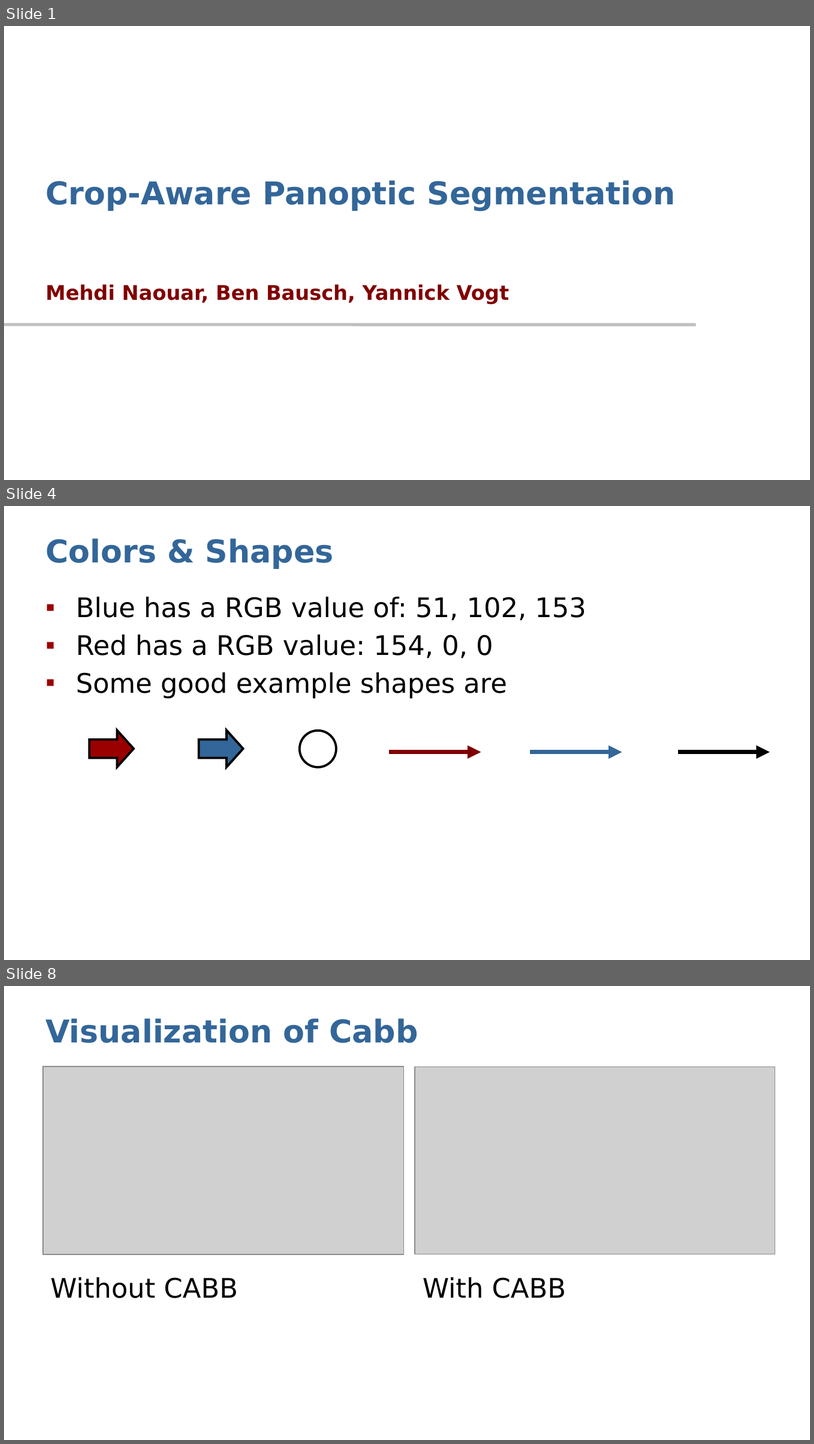
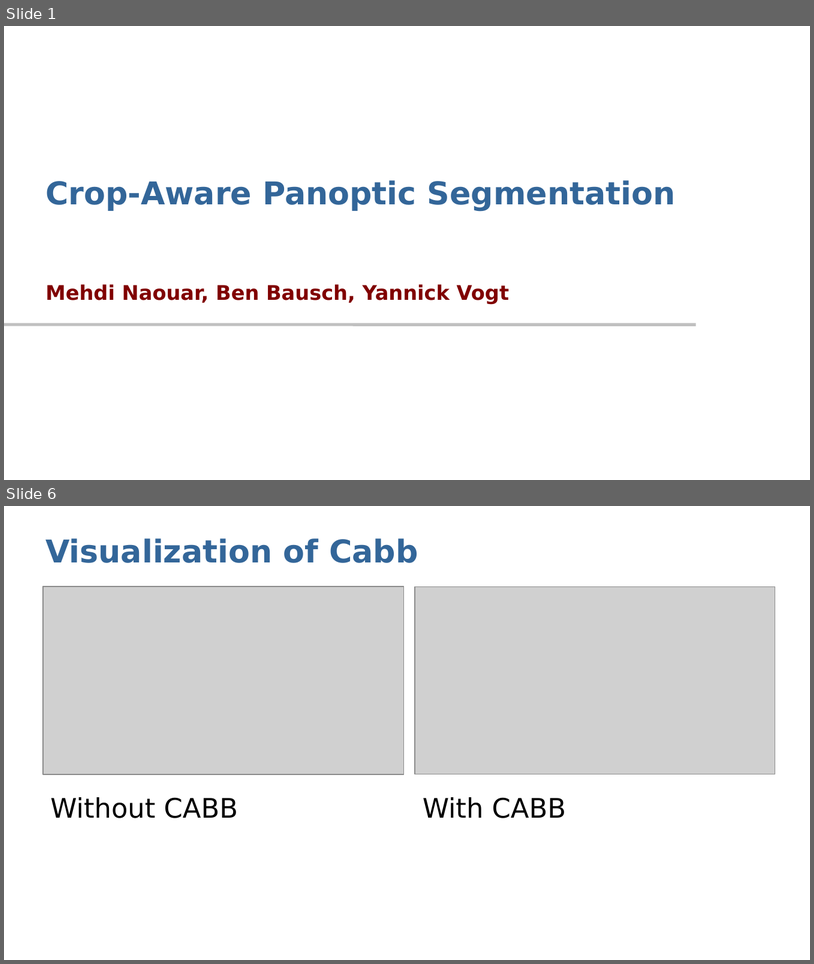
Before and after one commit to Dystron/Forked_EfficientPS, a slide deck: Crop-Aware Panoptic Segmentation.pptx. Shown one above the other, each under a label of ours: slides 1, 4 and 8 before the commit, slides 1 and 6 after it; the slides between them are not shown. The pictures are 814x1444 and 814x964 pixels, drawn with LibreOffice and Linux fonts; fonts in the diff are those of the drawing; grey boxes stand for pictures; background and template pictures are left out. Boxes give left, top, right and bottom in pixels: in the first picture for what was removed or moved away, otherwise in the second. Text is boxed around its words. In the diff, an @@ line names an element or a change of style, - is before the commit and + after.

```diff
--- a/Crop-Aware Panoptic Segmentation.pptx
+++ b/Crop-Aware Panoptic Segmentation.pptx
@@ slide 4 removed at <box>4,506,810,960</box>, background #FFFFFF @@
@@ title removed at <box>45,538,334,569</box> @@
-Colors & Shapes
@@ text removed at <box>76,597,586,699</box> @@
-▪ Blue has a RGB value of: 51, 102, 153
-▪ Red has a RGB value: 154, 0, 0
-▪ Some good example shapes are
@@ right arrow removed at <box>89,730,134,767</box> @@
@@ right arrow removed at <box>199,730,243,767</box> @@
@@ ellipse removed at <box>300,730,336,766</box> @@
@@ arrow removed from (389, 752) to (482, 752) @@
@@ arrow removed from (531, 752) to (623, 752) @@
@@ arrow removed from (678, 752) to (770, 752) @@
@@ what was slide 8 is now slide 6 @@
```
Also in this commit, not shown: 2 slides changed, 3 slides added, 5 other slides removed.
